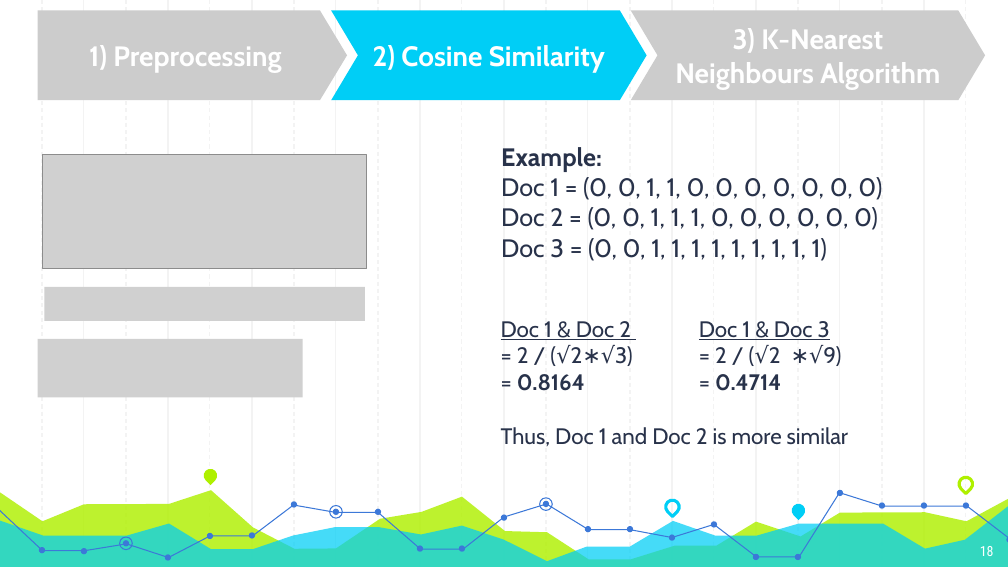
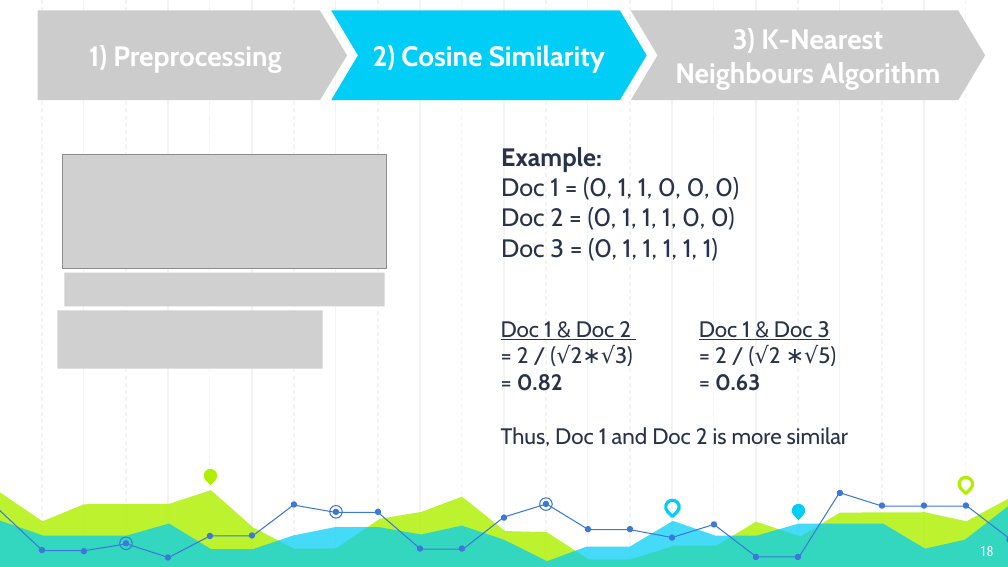
Before and after one commit to Andyayk/app, a slide deck: slide 18 of Graph Based Search Version 2.pptx. Drawn at 1008x567 pixels with LibreOffice and Linux fonts; fonts in the diff are those of the drawing; grey boxes stand for pictures. Boxes give left, top, right and bottom in pixels: in the first picture for what was removed or moved away, otherwise in the second. Text is boxed around its words. In the diff, an @@ line names an element or a change of style, - is before the commit and + after.

```diff
--- a/Graph Based Search Version 2.pptx
+++ b/Graph Based Search Version 2.pptx
@@ picture: place and size @@
-picture at (42, 155, 367, 269)
+picture at (62, 155, 387, 269)
@@ text at (501, 177, 739, 261): text changed @@
-  Doc 1 = (0, 0, 1, 1, 0, 0, 0, 0, 0, 0, 0)
-  Doc 2 = (0, 0, 1, 1, 1, 0, 0, 0, 0, 0, 0)
-  Doc 3 = (0, 0, 1, 1, 1, 1, 1, 1, 1, 1, 1)
+  Doc 1 = (0, 1, 1, 0, 0, 0)
+  Doc 2 = (0, 1, 1, 1, 0, 0)
+  Doc 3 = (0, 1, 1, 1, 1, 1)
@@ picture: place and size @@
-picture at (44, 287, 365, 322)
+picture at (65, 272, 385, 306)
@@ picture: place and size @@
-picture at (37, 339, 302, 397)
+picture at (57, 310, 323, 369)
@@ text at (715, 345, 836, 391): text changed @@
-  = 2 / (√2 ∗√9)
-  = 0.4714
+  = 2 / (√2 ∗√5)
+  = 0.63
@@ text at (517, 374, 563, 391): text changed @@
-  = 0.8164
+  = 0.82
```
Also in this commit, not shown: 4 other slides changed, 2 slides added, 1 slide removed, 6 other files.
